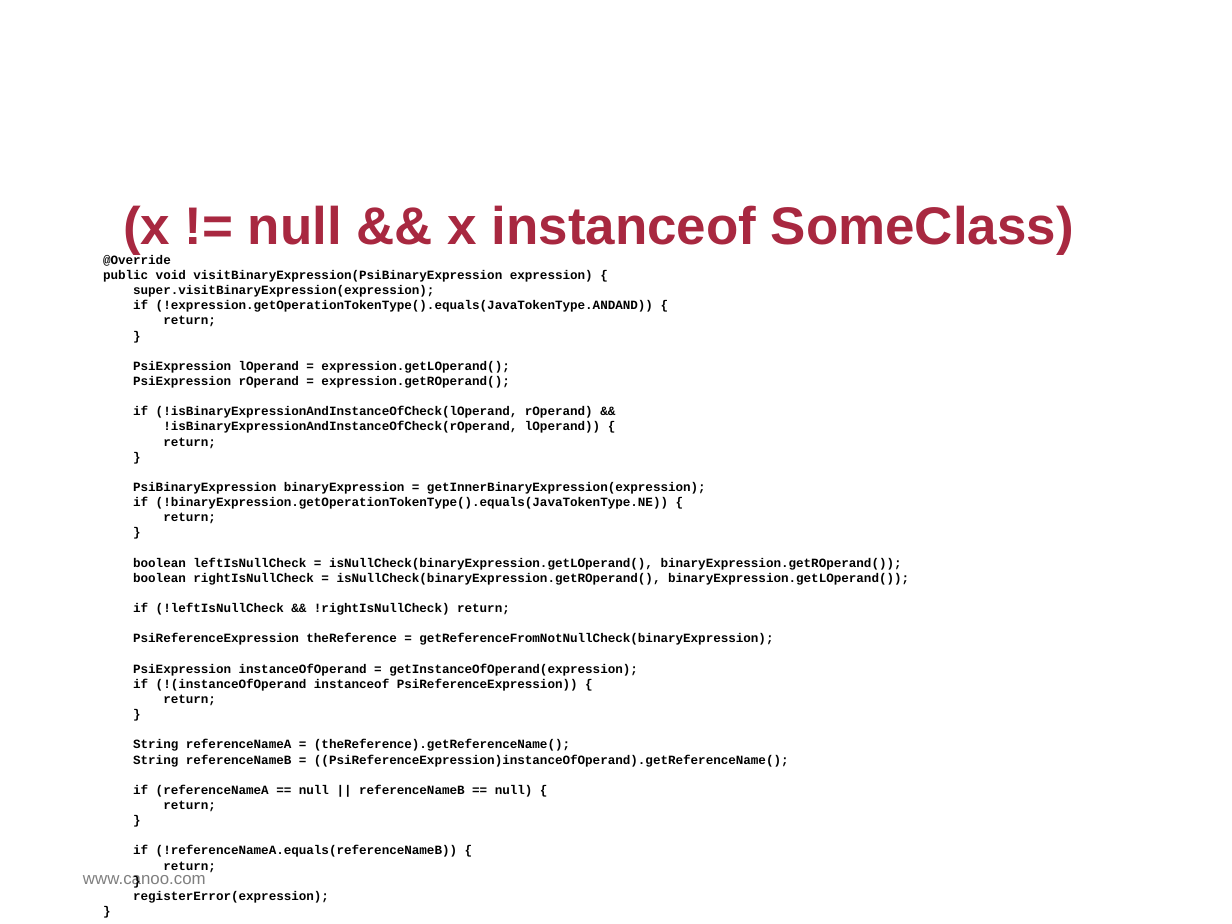
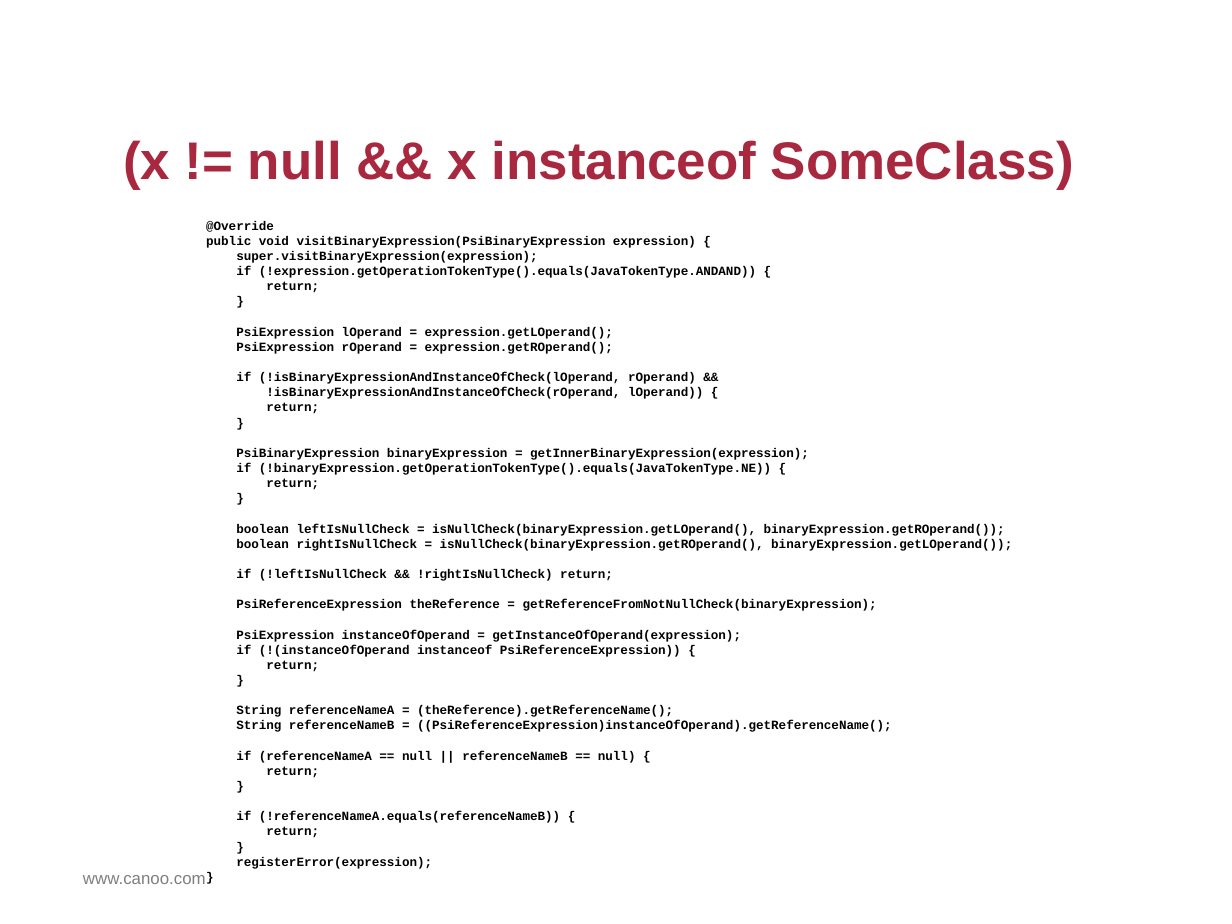
Before and after one commit to HamletDRC/presentations, a slide deck: slide 37 of asttransformations/AstTransformations.odp (slide 35 before the commit). Drawn at 1232x924 pixels with LibreOffice and Linux fonts; fonts in the diff are those of the drawing; background and template pictures are left out. Boxes give left, top, right and bottom in pixels: in the first picture for what was removed or moved away, otherwise in the second. Text is boxed around its words. In the diff, an @@ line names an element or a change of style, - is before the commit and + after.

```diff
--- a/asttransformations/AstTransformations.odp
+++ b/asttransformations/AstTransformations.odp
@@ title "(x != null && x ...": place and size @@
-title "(x != null && x ..." at (123, 205, 1074, 255)
+title "(x != null && x ..." at (123, 140, 1074, 190)
@@ text "@Override": place and size @@
-text "@Override" at (103, 255, 909, 903)
+text "@Override" at (206, 221, 1012, 869)
```
Also in this commit, not shown: 7 other slides changed, 3 slides added, 7 other files.
